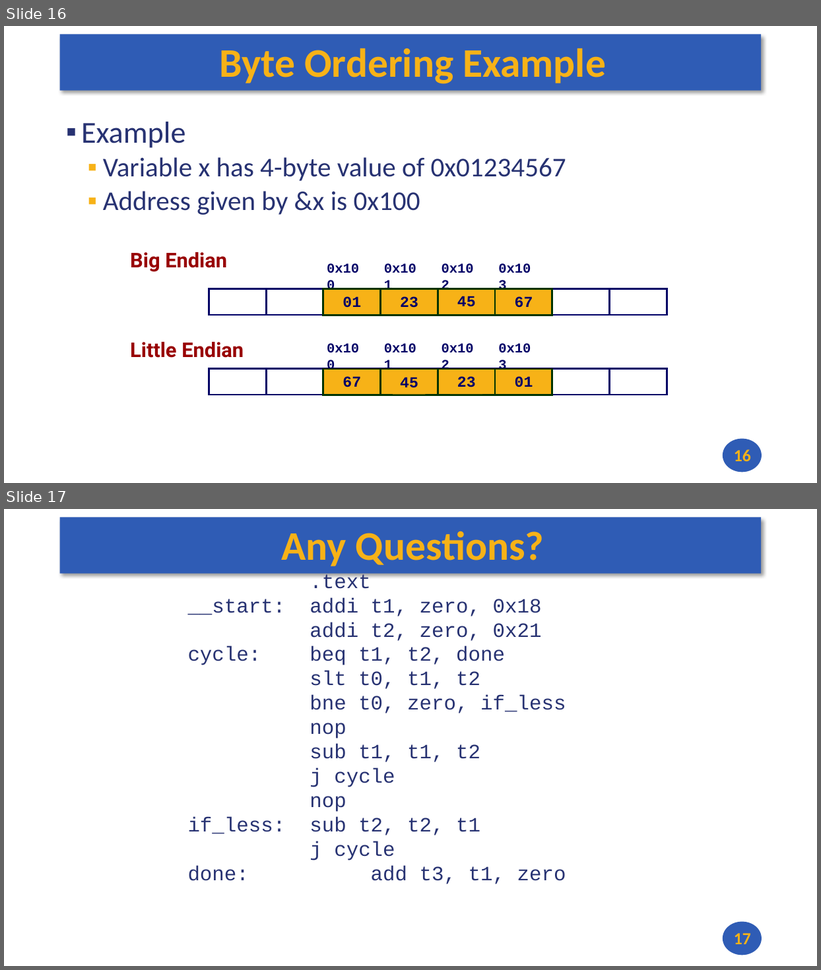
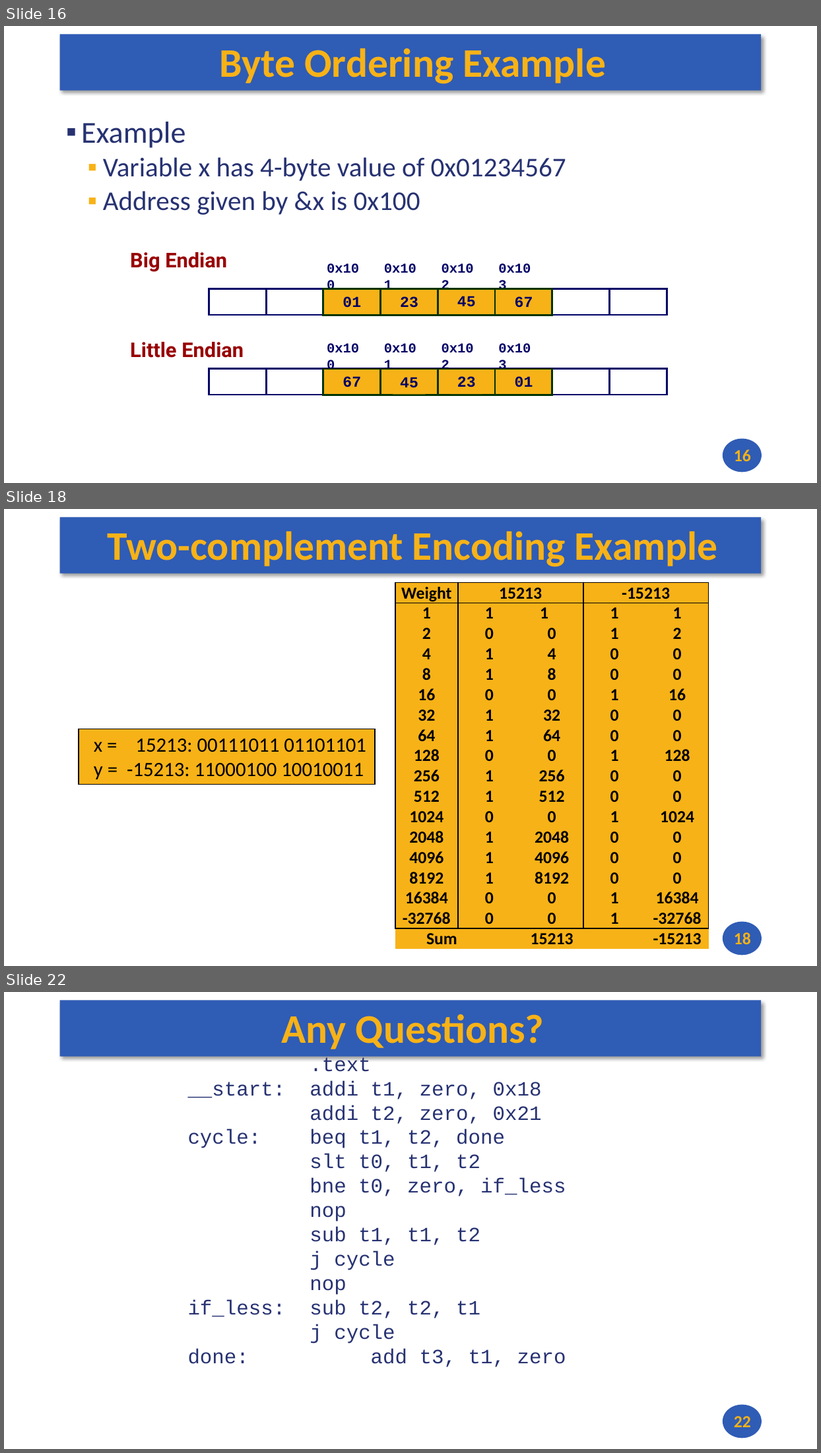
Before and after one commit to andrewt0301/hse-acos-course, a slide deck: docs/part1ca/02_DataTypes/CA_Lecture_02.pptx. Shown one above the other, each under a label of ours: slides 16 and 17 before the commit, slides 16, 18 and 22 after it; the slides between them are not shown. The pictures are 821x970 and 821x1453 pixels, drawn with LibreOffice and Linux fonts; fonts in the diff are those of the drawing. Boxes give left, top, right and bottom in pixels: in the first picture for what was removed or moved away, otherwise in the second. Text is boxed around its words. In the diff, an @@ line names an element or a change of style, - is before the commit and + after.

```diff
--- a/docs/part1ca/02_DataTypes/CA_Lecture_02.pptx
+++ b/docs/part1ca/02_DataTypes/CA_Lecture_02.pptx
@@ slide 18 added at <box>4,509,817,966</box>, background #FFFFFF; not listed: 2 template elements that a slide beside it also shows @@
@@ title added at <box>108,531,718,567</box>, 48 pt, text #F7B217, bold @@
+Two-complement Encoding Example
@@ table added at <box>395,583,710,949</box>, 18 rows, 5 columns @@
+Weight | 15213 |  | -15213 | 
+1 | 1 | 1 | 1 | 1
+2 | 0 | 0 | 1 | 2
+4 | 1 | 4 | 0 | 0
+8 | 1 | 8 | 0 | 0
+16 | 0 | 0 | 1 | 16
+32 | 1 | 32 | 0 | 0
+64 | 1 | 64 | 0 | 0
+128 | 0 | 0 | 1 | 128
+256 | 1 | 256 | 0 | 0
+512 | 1 | 512 | 0 | 0
+1024 | 0 | 0 | 1 | 1024
+2048 | 1 | 2048 | 0 | 0
+4096 | 1 | 4096 | 0 | 0
+8192 | 1 | 8192 | 0 | 0
+16384 | 0 | 0 | 1 | 16384
+-32768 | 0 | 0 | 1 | -32768
+Sum |  | 15213 |  | -15213
@@ rectangle added at <box>79,729,375,785</box>, fill #F7B217, outline #000000 1 pt, 24 pt, text #000000 @@
+x = 15213: 00111011 01101101
+y = -15213: 11000100 10010011
@@ page number added at <box>734,933,751,945</box>, 20 pt, text #F7B217, bold @@
+18
@@ what was slide 17 is now slide 22 @@
@@ page number at <box>734,1416,751,1428</box>: text changed @@
-17
+22
```
Also in this commit, not shown: 4 other slides added, 1 other file.
